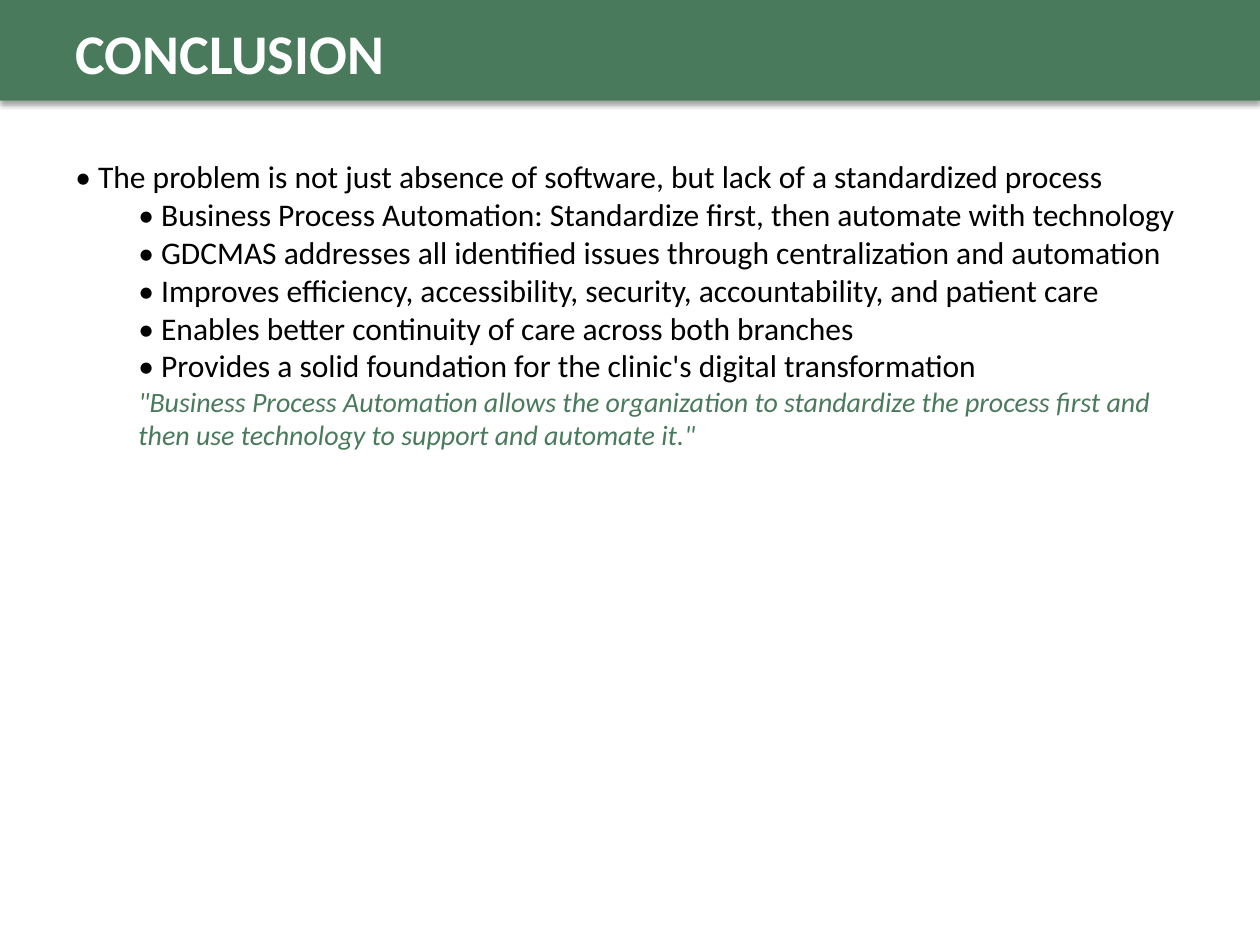
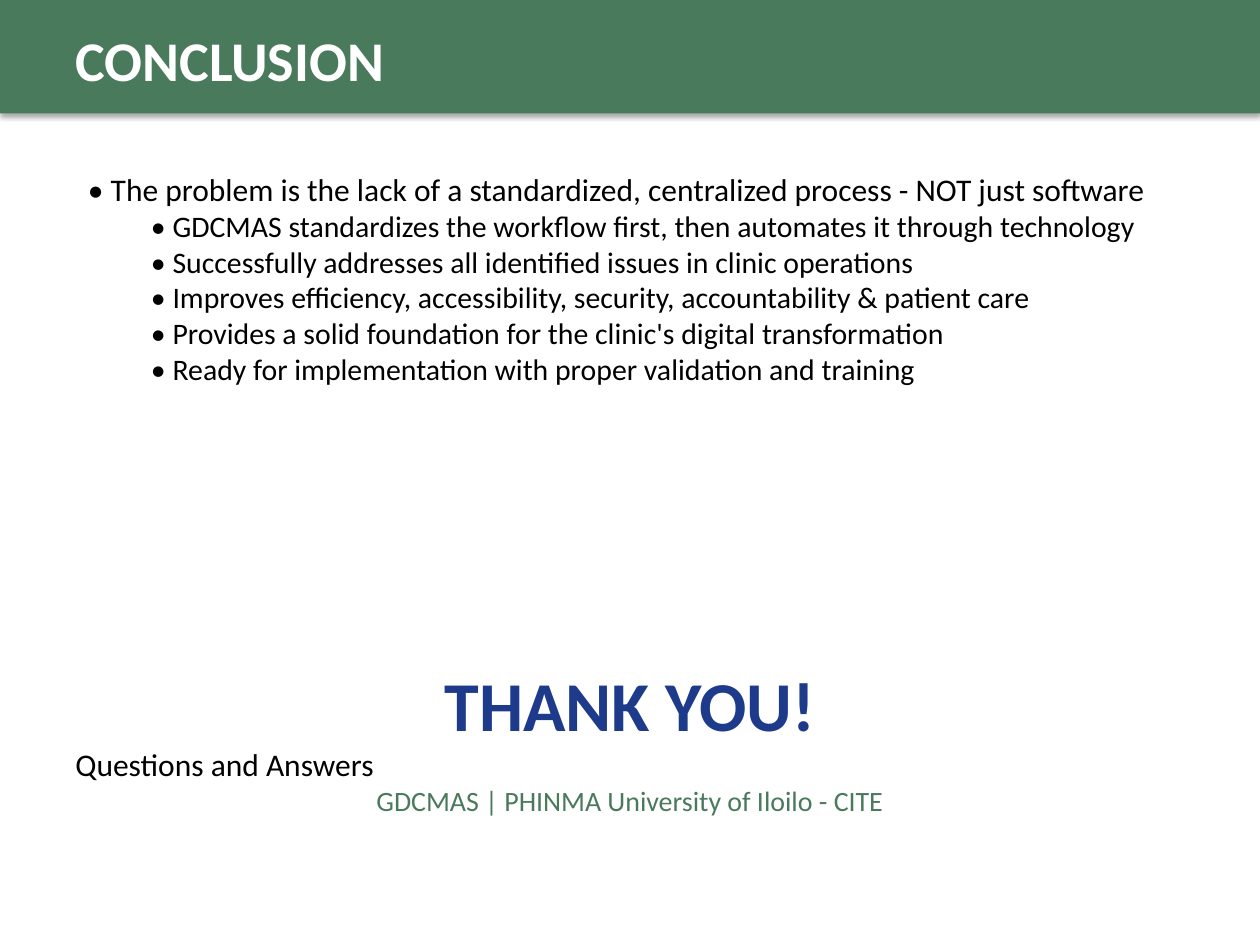
Before and after one commit to fritzmichael1-2/gonzaga-dental-clinic-system, a slide deck: slide 10 of GDCMAS_Final_Defense_Presentation.pptx (slide 9 before the commit). Drawn at 1260x945 pixels with LibreOffice and Linux fonts; fonts in the diff are those of the drawing. Boxes give left, top, right and bottom in pixels: in the first picture for what was removed or moved away, otherwise in the second. Text is boxed around its words. In the diff, an @@ line names an element or a change of style, - is before the commit and + after.

Commit message:
Update defense presentation with improved content and design

```diff
--- a/GDCMAS_Final_Defense_Presentation.pptx
+++ b/GDCMAS_Final_Defense_Presentation.pptx
@@ rectangle resized from (x1=0, y1=0, x2=1260, y2=101) to (x1=0, y1=0, x2=1260, y2=113) @@
@@ text "CONCLUSION" moved from (x1=75, y1=37, x2=384, y2=75) to (x1=75, y1=44, x2=384, y2=82) @@
@@ text "• The problem is the ..." moved from (x1=98, y1=166, x2=1175, y2=450) to (x1=111, y1=179, x2=1144, y2=385) @@
@@ text at (x1=111, y1=179, x2=1144, y2=313): text changed; size 18 to 17 pt @@
-• The problem is not just absence of software, but lack of a standardized process
-  • Business Process Automation: Standardize first, then automate with technology
-  • GDCMAS addresses all identified issues through centralization and automation
-  • Improves efficiency, accessibility, security, accountability, and patient care
-  • Enables better continuity of care across both branches
+• The problem is the lack of a standardized, centralized process - NOT just software
+  • GDCMAS standardizes the workflow first, then automates it through technology
+  • Successfully addresses all identified issues in clinic operations
+  • Improves efficiency, accessibility, security, accountability & patient care
@@ text at (x1=173, y1=323, x2=943, y2=349): size 18 to 17 pt in "• Provides a solid foundation for the ..." @@
@@ text at (x1=173, y1=359, x2=915, y2=385): text changed; size 16 to 17 pt; text colour #4A7A5C to #000000; italic off @@
-  "Business Process Automation allows the organization to standardize the process first and then use technology to support and automate it."
+  • Ready for implementation with proper validation and training
@@ text added at (x1=75, y1=754, x2=883, y2=816), 16 pt, text #4A7A5C @@
+THANK YOU!
+Questions and Answers
+GDCMAS | PHINMA University of Iloilo - CITE
```
Also in this commit, not shown: 5 other slides changed, 4 slides added, 4 slides removed.
